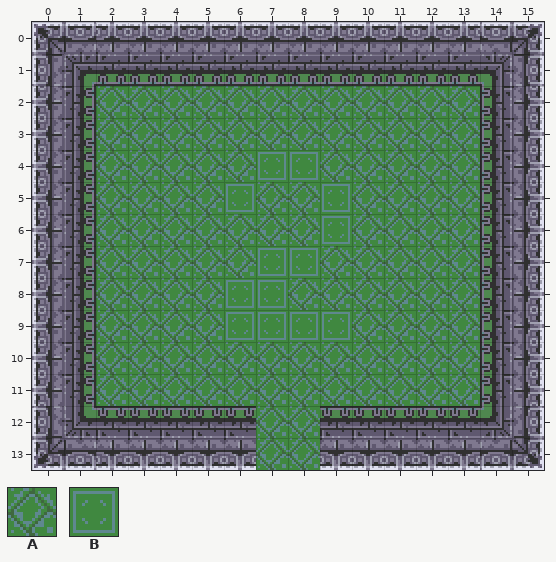
An edit to a level. Tiled map, assets/tiled/lvl_test2.tmx. The picture above was drawn from the file before the commit.
Cells are 16x16 px. Shown: x 0..15, y 0..13. The old version is drawn lined up with the new one.
Key: from "dgn_test": A 8, B 22.
_ is an empty cell.
Layers that did not change in this view are not listed.
Layer "Floor" before, first column x 0:
 0 ________________
 1 ________________
 2 __AAAAAAAAAAAA__
 3 __AAAAAAAAAAAA__
 4 __AAAAABBAAAAA__
 5 __AAAABAABAAAA__
 6 __AAAAAAABAAAA__
 7 __AAAAABBAAAAA__
 8 __AAAABBAAAAAA__
 9 __AAAABBBBAAAA__
10 __AAAAAAAAAAAA__
11 __AAAAAAAAAAAA__
12 _______AA_______
13 _______AA_______
After the commit:
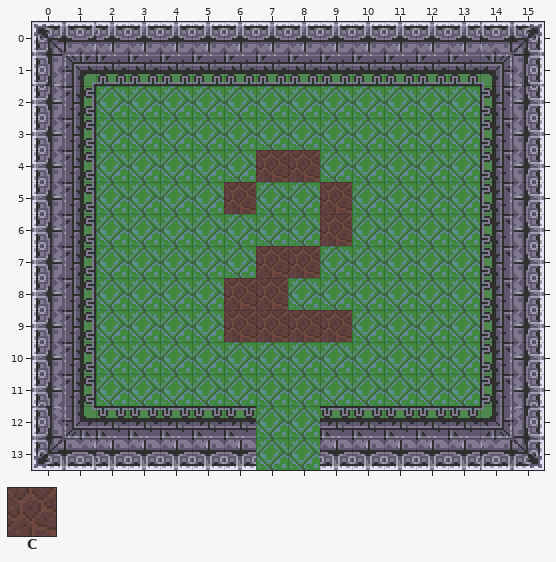
Further tiles: from "dgn_test": C 13.
Diff:
{"change": "map size 100x100 -> 16x14 cells (old content now starts at -16,-42; both pictures use the new coordinates)"}
{"where": "layer \"Floor\""}
{"y":4,"x":7,"old":"BB","new":"CC"}
{"y":5,"x":6,"old":"B","new":"C"}
{"y":5,"x":9,"old":"B","new":"C"}
{"y":6,"x":9,"old":"B","new":"C"}
{"y":7,"x":7,"old":"BB","new":"CC"}
{"y":8,"x":6,"old":"BB","new":"CC"}
{"y":9,"x":6,"old":"BBBB","new":"CCCC"}
{"label":"changed","picture_box":[224,150,352,342]}
